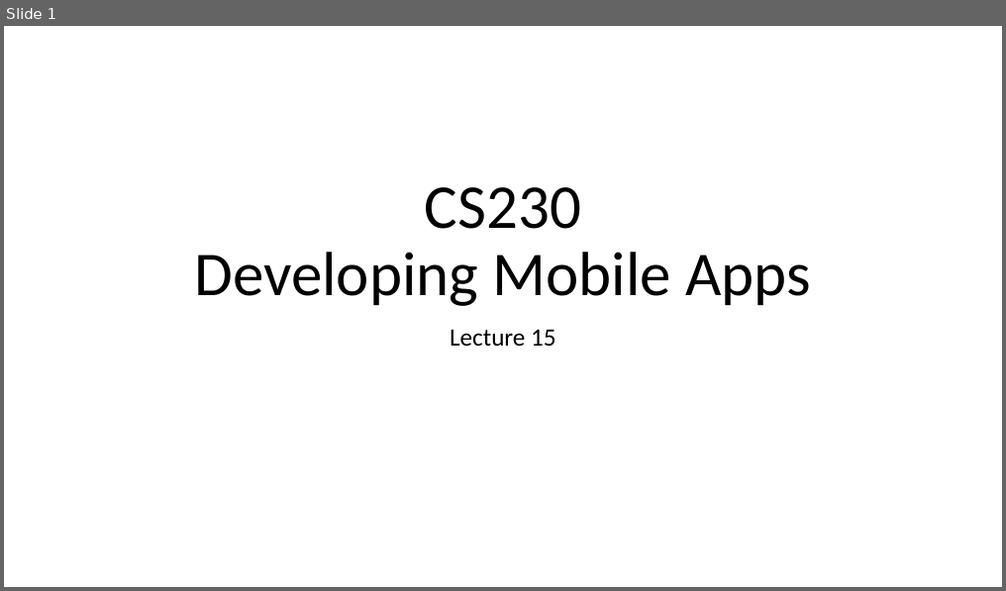
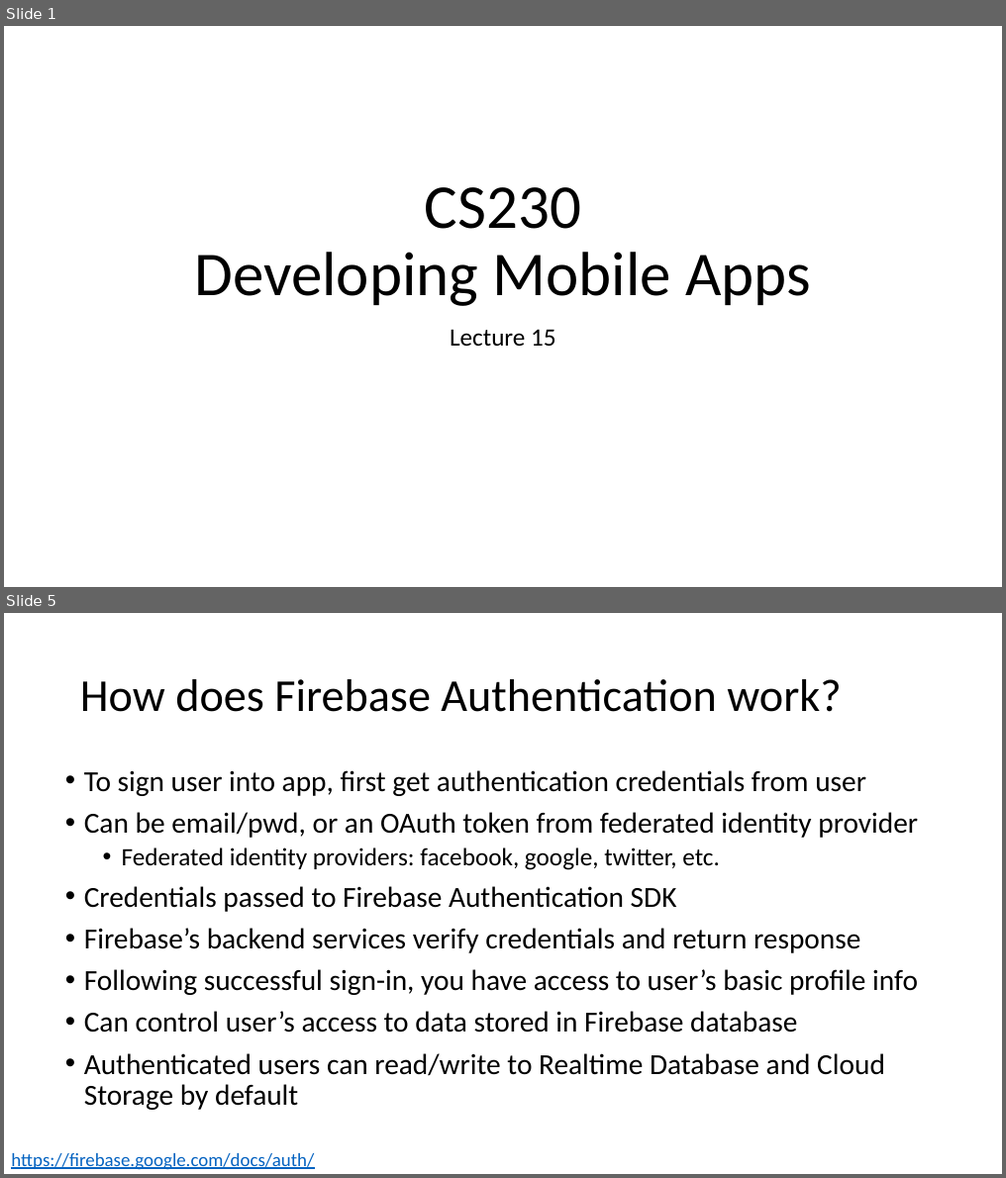
Before and after one commit to russellu/cs230, a slide deck: Lecture_15.pptx. Shown one above the other, each under a label of ours: slide 1 before the commit, slides 1 and 5 after it; the slides between them are not shown. The pictures are 1006x591 and 1006x1178 pixels, drawn with LibreOffice and Linux fonts; fonts in the diff are those of the drawing. Boxes give left, top, right and bottom in pixels: in the first picture for what was removed or moved away, otherwise in the second. Text is boxed around its words. In the diff, an @@ line names an element or a change of style, - is before the commit and + after.

```diff
--- a/Lecture_15.pptx
+++ b/Lecture_15.pptx
@@ slide 5 added at (4, 613, 1002, 1174), background #FFFFFF @@
@@ title added at (80, 679, 841, 712), 44 pt, text #000000 @@
+How does Firebase Authentication work?
@@ text added at (84, 770, 918, 1110), 28 pt, text #000000 @@
+• To sign user into app, first get authentication credentials from user
+• Can be email/pwd, or an OAuth token from federated identity provider
+  • Federated identity providers: facebook, google, twitter, etc.
+• Credentials passed to Firebase Authentication SDK
+• Firebase’s backend services verify credentials and return response
+• Following successful sign-in, you have access to user’s basic profile info
+• Can control user’s access to data stored in Firebase database
+• Authenticated users can read/write to Realtime Database and Cloud Storage by default
@@ text added at (11, 1154, 314, 1170), 18 pt, text #0563C1, underline @@
+https://firebase.google.com/docs/auth/
```
Also in this commit, not shown: 1 slide changed, 34 other slides added.
